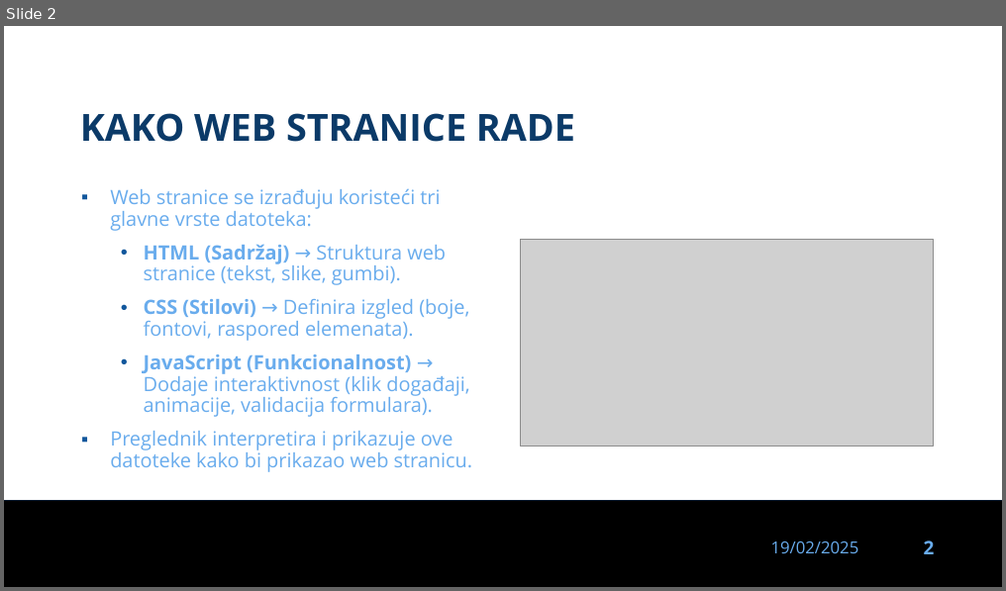
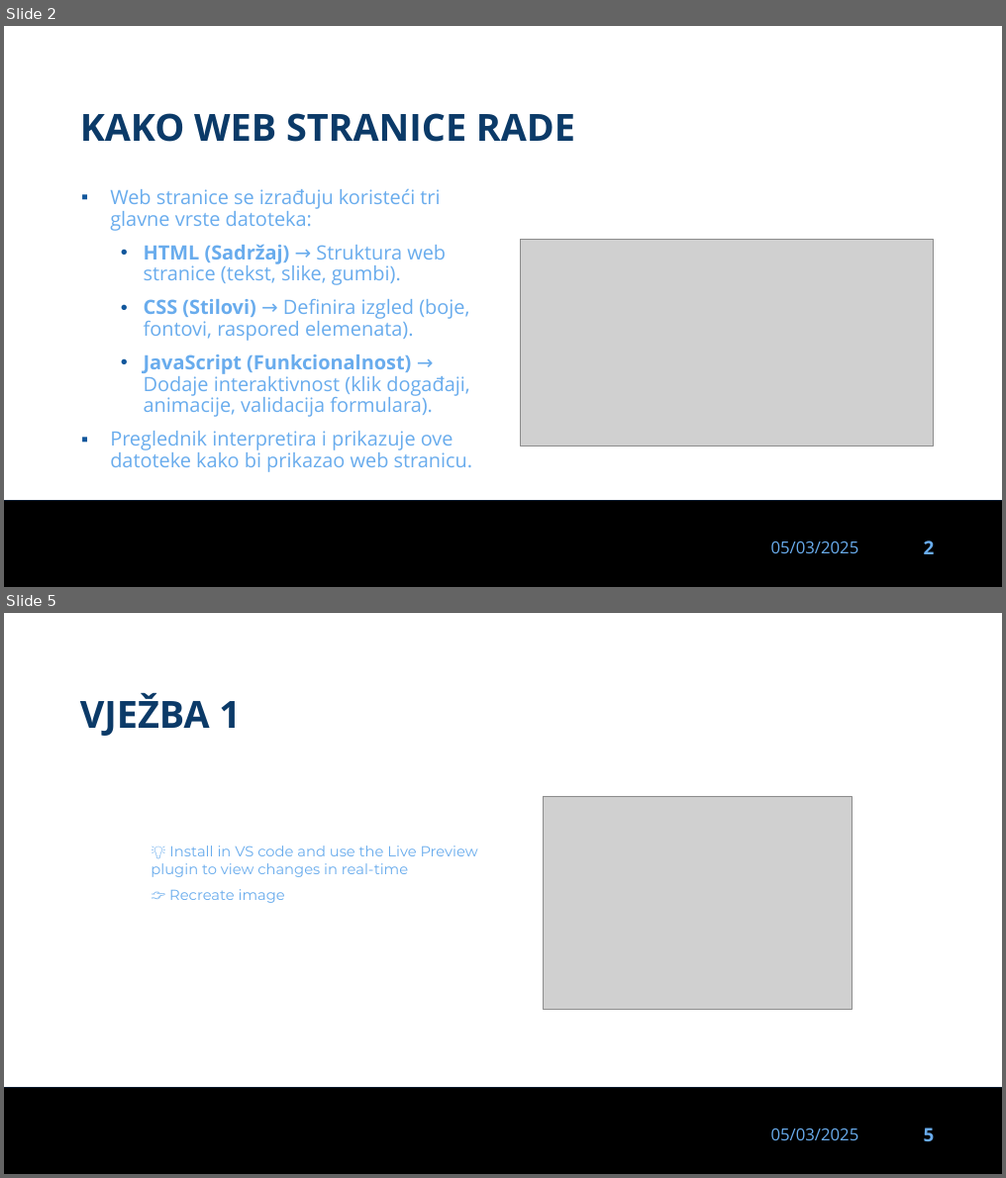
Before and after one commit to dinoDuvnjak/CTK, a slide deck: Bootcamp/html-uvod/html-uvod.pptx. Shown one above the other, each under a label of ours: slide 2 before the commit, slides 2 and 5 after it; the slides between them are not shown. The pictures are 1006x591 and 1006x1178 pixels, drawn with LibreOffice and Linux fonts; fonts in the diff are those of the drawing; grey boxes stand for pictures; background and template pictures are left out. Boxes give left, top, right and bottom in pixels: in the first picture for what was removed or moved away, otherwise in the second. Text is boxed around its words. In the diff, an @@ line names an element or a change of style, - is before the commit and + after.

```diff
--- a/Bootcamp/html-uvod/html-uvod.pptx
+++ b/Bootcamp/html-uvod/html-uvod.pptx
@@ slide 5 added at (4,613,1002,1174), background #FFFFFF; not listed: 3 template elements that a slide beside it also shows @@
@@ title added at (80,693,241,736), 36 pt, text #0B3A68, bold @@
+VJEŽBA 1
@@ picture added at (543,796,852,1010) @@
@@ text added at (151,846,478,903), 14 pt, text #69ACED @@
+💡 Install in VS code and use the Live Preview plugin to view changes in real-time
+👉 Recreate image
@@ slide 2 changed as well @@
@@ text at (771,542,859,554): text changed @@
-19/02/2025
+05/03/2025
```
Also in this commit, not shown: 12 other slides changed, 13 other slides added, 17 slides removed, 16 other files.
